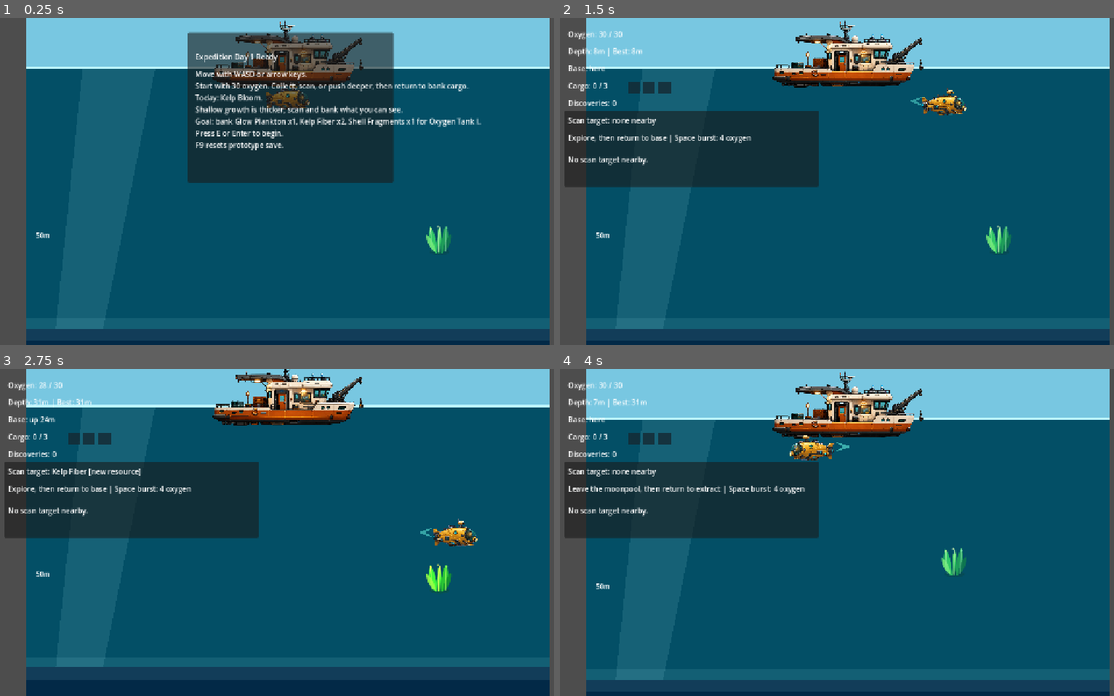
Above: before the commit, frames 1-4 (two rows, left to right).
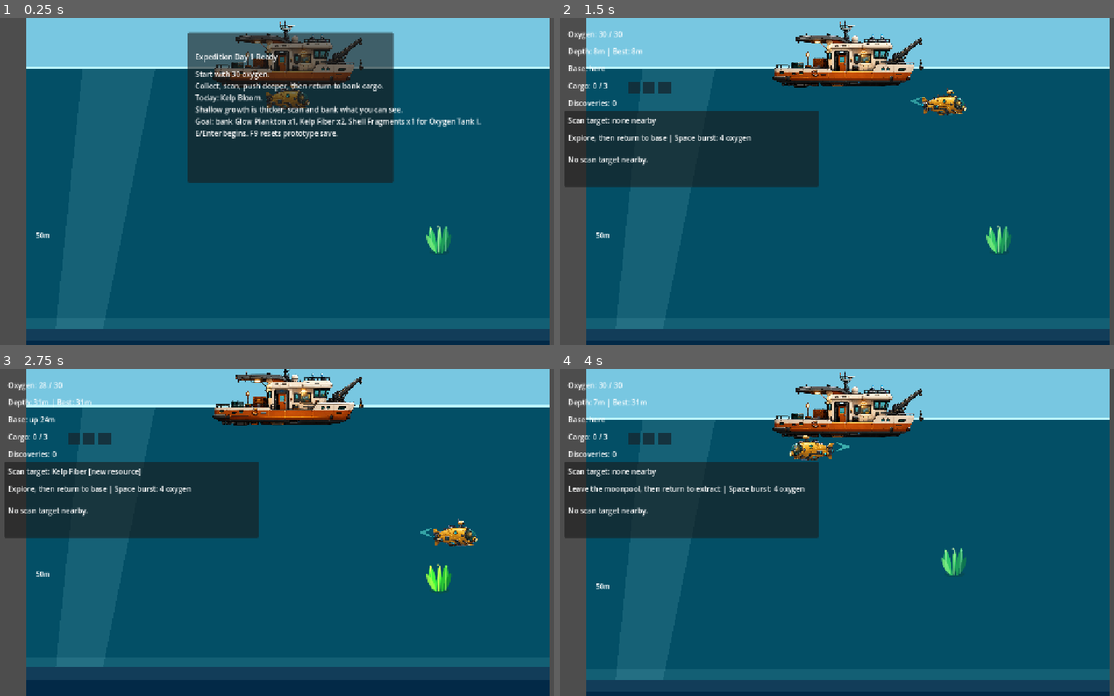
Above: after the commit, the same moments.

Repository: joeypshell/OceanGame
Game: Godot game, scene res://scenes/Main.tscn
Same seed, same stepped clock (60 frames per second), same inputs: the game is played once before the commit and once after it.
Inputs:
- Up to frame 1 (0.25 s): no input
- Up to frame 2 (1.5 s): tap Enter at 0.5 s; hold D (move_right) 0.53-1.28 s; tap F (scan) at 0.6 s; hold S (move_down) from 1.28 s (still down); tap E (interact) at 1.35 s
- Up to frame 3 (2.75 s): tap F (scan) at 1.55, 2.1 s; release S (move_down) at 2.03 s; hold D (move_right) from 2.03 s (still down)
- Up to frame 4 (4 s): release D (move_right) at 2.78 s; hold Space (burst_thruster) 2.78-3.53 s; tap F (scan) at 2.85, 3.8 s; tap R (restart_dive) at 3.5 s; hold A (move_left) from 3.53 s (still down); tap E (interact) at 3.6 s

The runs differ from the first frame. In frame 1, 1.4% of the frame differs, in the area x 35-85%, y 16-41%; in frame 2, less than 0.1%; in frame 3, less than 0.1%; in frame 4, less than 0.1%.

Commit message:
Resolve #193 tighten surface result copy

Diff:
--- a/scripts/main.gd
+++ b/scripts/main.gd
@@ -236,7 +236,7 @@
 	progression_state.bank_cargo(extracted_cargo)
 	dive_session.clear_cargo()
 	surface_tab_index = SURFACE_TAB_RESULT
-	last_result_summary = "%s\n%s\n%s%s\n%s%s\n%s\n%s\n%s\nBest depth: %dm." % [
+	last_result_summary = "%s\n%s\n%s%s\n%s%s\n%s\n%s\nBest depth: %dm.\n%s" % [
 		_format_completed_expedition_line("Extraction"),
 		_format_extraction_banking_line(extracted_count, extracted_cargo),
 		_format_region_memory_callout(),
@@ -245,8 +245,8 @@
 		_format_gulper_research_callout(),
 		_format_upgrade_progress_callout(),
 		_format_scan_progress_callout("Discoveries recorded"),
-		_format_next_expedition_prompt(),
-		roundi(progression_state.best_depth_reached)
+		roundi(progression_state.best_depth_reached),
+		_format_next_expedition_prompt()
 	]
 	upgrade_menu_feedback = "Deposited %d resource(s) into the bank.%s\n%s" % [
 		extracted_count,
@@ -262,15 +262,15 @@
 	if run_failure_cause == "none":
 		run_failure_cause = "oxygen depleted"
 	surface_tab_index = SURFACE_TAB_RESULT
-	last_result_summary = "%s\nCarried cargo lost.\nKept banked resources, upgrades, scans, and best depth.\n%s%s\n%s%s\n%s\n%s\nBest depth: %dm." % [
+	last_result_summary = "%s\nCargo lost. Banked resources, upgrades, scans, and best depth kept.\n%s%s\n%s%s\n%s\nBest depth: %dm.\n%s" % [
 		_format_completed_expedition_line("Failure"),
 		_format_region_memory_callout(),
 		_format_discovery_memory_callout(),
 		_format_route_choice_callout(),
 		_format_gulper_research_callout(),
 		_format_scan_progress_callout("Scans kept"),
+		roundi(progression_state.best_depth_reached),
 		_format_next_expedition_prompt(),
-		roundi(progression_state.best_depth_reached),
 	]
 	upgrade_menu_feedback = ""
 	_record_recent_expedition("Failed", 0)
@@ -984,7 +984,7 @@
 	if dive_session.result == DiveSessionScript.Result.READY:
 		run_panel.visible = true
 		run_title_label.text = _format_expedition_day_title("Ready")
-		run_summary_label.text = _format_run_summary("Move with WASD or arrow keys.\nStart with %d oxygen. Collect, scan, or push deeper, then return to bank cargo.\n%s\n%s\nPress E or Enter to begin.\nF9 resets prototype save." % [
+		run_summary_label.text = _format_run_summary("Start with %d oxygen.\nCollect, scan, push deeper, then return to bank cargo.\n%s\n%s\nE/Enter begins. F9 resets prototype save." % [
 			ceili(dive_session.max_oxygen),
 			_format_condition_briefing(),
 			ExpeditionGoalFormatterScript.format_goal(progression_state, upgrade_definitions),
@@ -993,7 +993,7 @@
 		run_panel.visible = true
 		if surface_tab_index == SURFACE_TAB_UPGRADES:
 			run_title_label.text = "Surface Upgrade Bay"
-			run_summary_label.text = _format_run_summary("Banked:%s\nSelect an upgrade below, then press E or Enter to purchase.\n%s" % [
+			run_summary_label.text = _format_run_summary("Banked:%s\nChoose upgrade below; E/Enter buys.\n%s" % [
 				_format_banked_resources(),
 				_format_next_expedition_prompt(),
 			], "extracted")
@@ -1406,7 +1406,7 @@
 	return "%s\n%s" % [player_summary, _format_run_telemetry(result_name)]
 
 func _format_next_expedition_prompt() -> String:
-	return "Next: press R to prepare Expedition %d; the ocean will shift again." % (progression_state.current_run_number + 1)
+	return "Next: press R for Expedition %d; the ocean shifts again." % (progression_state.current_run_number + 1)
 
 func _format_expedition_ready_status() -> String:
 	return "Expedition %d ready: the ocean changed overnight." % progression_state.current_run_number
@@ -1418,7 +1418,7 @@
 	]
 
 func _format_completed_expedition_line(result_name: String) -> String:
-	return "Expedition Day %d complete: %s." % [
+	return "Expedition Day %d: %s." % [
 		progression_state.current_run_number,
 		result_name,
 	]
--- a/tests/logic_tests.gd
+++ b/tests/logic_tests.gd
@@ -698,7 +698,7 @@
 
 	var prompt := main._format_next_expedition_prompt()
 	_expect(prompt.contains("Expedition 4"), "result prompt should point to the next expedition number")
-	_expect(prompt.contains("ocean will shift"), "result prompt should frame restart as a changed ocean")
+	_expect(prompt.contains("ocean shifts again"), "result prompt should frame restart as a changed ocean")
 	_expect(not prompt.to_lower().contains("restart"), "result prompt should avoid raw restart language")
 
 	main.progression_state.current_run_number = 4
@@ -707,7 +707,7 @@
 	_expect(ready_status.contains("ocean changed"), "ready status should describe the changed ocean")
 	_expect(main._format_expedition_day_title("Ready") == "Expedition Day 4 Ready", "ready title should show expedition day number")
 	_expect(main._format_expedition_day_title("Result: Extraction") == "Expedition Day 4 Result: Extraction", "result title should show completed expedition day number")
-	_expect(main._format_completed_expedition_line("Failure") == "Expedition Day 4 complete: Failure.", "result summary should name the completed expedition day")
+	_expect(main._format_completed_expedition_line("Failure") == "Expedition Day 4: Failure.", "result summary should name the completed expedition day")
 	main.free()
 
 func _test_region_memory_result_callout() -> void:
Not shown, changed: docs/current/GAMEPLAY.md
Not shown, changed: docs/planning/SURFACE_UI_LAYOUT_PASS.md
